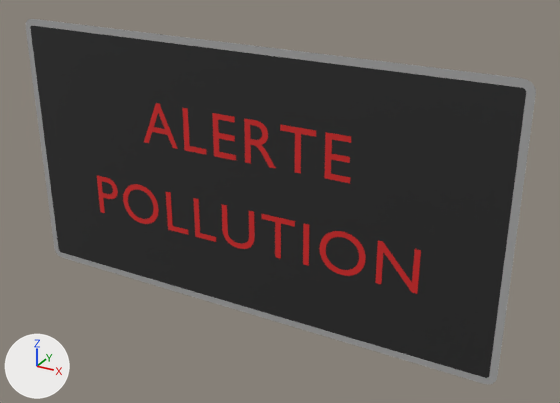
Renders of the glTF model panneaux/24_messages_dynamiques/ALERTE_POLLUTION.glb from each side of a commit.
Both versions are drawn from a 50 mm lens placed at (1.051, -1.692, 0.83), pointed at (0.101, 0.037, -0.034). Lighting does not change. The marker at lower left points along +X, +Y and +Z. The first picture is the older version. Where no turn or scale is listed for an object, it has been applied to the vertices. Vertices at exactly the same position are counted once.

Objects in the first picture: 'ALERTE_POLLUTION_cadre00', 'ALERTE_POLLUTION_fond01', 'ALERTE_POLLUTION_txt02', 'ALERTE_POLLUTION_txt03' and 1 more.
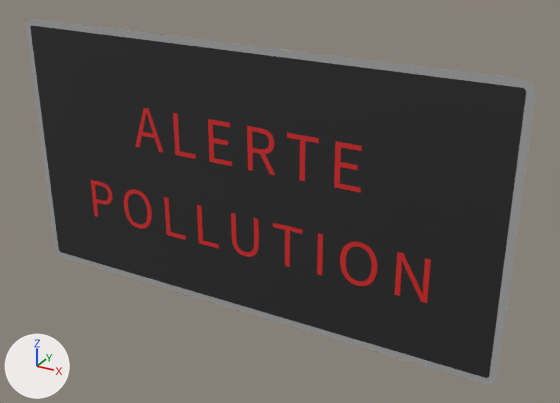
What changed in the scene script:
```text
Change me_t_543:
    used by ob_alerte_pollution_txt02; location = (0.0, -0.002, 0.133)
    remove me_t_543.from_pydata(...)  # 286 vertices, 556 faces; spans x -0.331..0.326, y 0.0, z -0.055..0.071
    add me_t_543.from_pydata(...)  # 266 vertices, 516 faces; spans x -0.364..0.355, y 0.0, z -0.074..0.051
    me_t_543 part 1: the loose piece of 188 vertices spanning x 0.014..0.111, y 0.0, z -0.055..0.07 is rebuilt with 118 vertices and now spans x 0.022..0.109, y 0.0, z -0.074..0.051
    me_t_543 part 2: the loose piece of 24 vertices spanning x 0.253..0.326, y 0.0, z -0.055..0.07 is rebuilt with 24 vertices and now spans x 0.281..0.355, y 0.0, z -0.074..0.051
    me_t_543 part 3: the loose piece of 24 vertices spanning x -0.087..-0.015, y 0.0, z -0.055..0.07 is rebuilt with 24 vertices and now spans x -0.102..-0.029, y 0.0, z -0.074..0.051
    me_t_543 part 4: the loose piece of 22 vertices spanning x -0.331..-0.209, y 0.0, z -0.055..0.071 is rebuilt with 72 vertices and now spans x -0.364..-0.262, y 0.0, z -0.074..0.051
    me_t_543 part 5: the loose piece of 16 vertices spanning x 0.123..0.227, y 0.0, z -0.055..0.07 is rebuilt with 16 vertices and now spans x 0.143..0.235, y 0.0, z -0.074..0.051
    me_t_543 part 6: the loose piece of 12 vertices spanning x -0.186..-0.112, y 0.0, z -0.055..0.07 is rebuilt with 12 vertices and now spans x -0.219..-0.149, y 0.0, z -0.074..0.051
Change me_t_544:
    used by ob_alerte_pollution_txt03; location = (0.0, -0.003, -0.133)
    remove me_t_544.from_pydata(...)  # 720 vertices, 1416 faces; spans x -0.526..0.525, y 0.0, z -0.057..0.072
    add me_t_544.from_pydata(...)  # 728 vertices, 1432 faces; spans x -0.552..0.552, y 0.0, z -0.077..0.053
    me_t_544 part 7: a new loose piece, a box spanning x 0.23842..0.25411, y -0.0002..0.0002, z -0.07435..0.05065, in mat_rouge_panneau (red #d32727)
    me_t_544 part 8: the loose piece of 192 vertices spanning x 0.244..0.378, y 0.0, z -0.057..0.072 is rebuilt with 192 vertices and now spans x 0.305..0.412, y 0.0, z -0.077..0.053
    me_t_544 part 9: the loose piece of 192 vertices spanning x -0.428..-0.294, y 0.0, z -0.057..0.072 is rebuilt with 192 vertices and now spans x -0.428..-0.321, y 0.0, z -0.077..0.053
    me_t_544 part 10: the loose piece of 156 vertices spanning x -0.067..0.041, y 0.0, z -0.057..0.07 is rebuilt with 108 vertices and now spans x -0.036..0.054, y 0.0, z -0.077..0.051
    me_t_544 part 11: the loose piece of 20 vertices spanning x 0.409..0.525, y 0.0, z -0.055..0.07 is rebuilt with 76 vertices and now spans x 0.464..0.552, y 0.0, z -0.074..0.051
    me_t_544 part 12: the loose piece of 16 vertices spanning x 0.064..0.168, y 0.0, z -0.055..0.07 is rebuilt with 16 vertices and now spans x 0.1..0.192, y 0.0, z -0.074..0.051
    me_t_544 part 13: the loose piece of 12 vertices spanning x -0.164..-0.089, y 0.0, z -0.055..0.07 is rebuilt with 12 vertices and now spans x -0.152..-0.082, y 0.0, z -0.074..0.051
    me_t_544 part 14: the loose piece of 12 vertices spanning x -0.263..-0.188, y 0.0, z -0.055..0.07 is rebuilt with 12 vertices and now spans x -0.269..-0.199, y 0.0, z -0.074..0.051
    me_t_544 part 15: the loose piece of 8 vertices spanning x 0.195..0.213, y 0.0, z -0.055..0.07 is deleted
    me_t_544 part 16: 110 vertices removed from x -0.526..-0.447, y 0.0, z -0.055..0.07; 110 vertices added at x -0.552..-0.47, y 0.0, z -0.074..0.051
```

What differs and where, as boxes (x1, y1, x2, y2) in the pictures (560 x 403 px; the box of a moved part takes in the faces that stretch with it):
'ALERTE_POLLUTION_txt03', reshaped: before (97, 176, 421, 294); after (91, 180, 431, 303)
'ALERTE_POLLUTION_txt02', reshaped (10% wider, 6% taller): before (144, 103, 351, 183); after (135, 108, 362, 193)
part 1 of me_t_543, rebuilt (12% narrower): before (244, 118, 276, 169); after (247, 126, 275, 175)
part 2 of me_t_543, rebuilt: before (324, 132, 351, 183); after (334, 141, 362, 193)
part 3 of me_t_543, rebuilt: before (212, 113, 236, 161); after (208, 119, 232, 166)
part 4 of me_t_543, rebuilt (17% narrower): before (144, 103, 178, 149); after (135, 108, 163, 152)
part 5 of me_t_543, rebuilt (11% narrower): before (280, 125, 316, 174); after (287, 133, 319, 181)
part 6 of me_t_543, rebuilt (8% narrower): before (182, 108, 207, 155); after (173, 113, 196, 159)
part 7 of me_t_544, added: after (317, 233, 323, 275)
part 8 of me_t_544, rebuilt (21% narrower): before (319, 231, 366, 276); after (340, 242, 377, 286)
part 9 of me_t_544, rebuilt (22% narrower): before (123, 184, 159, 224); after (124, 189, 152, 229)
part 10 of me_t_544, rebuilt (17% narrower): before (221, 204, 255, 249); after (231, 213, 259, 257)
part 11 of me_t_544, rebuilt (19% narrower): before (375, 241, 421, 294); after (394, 252, 431, 303)
part 12 of me_t_544, rebuilt (14% narrower): before (261, 214, 295, 259); after (273, 223, 302, 267)
part 13 of me_t_544, rebuilt: before (193, 198, 216, 242); after (197, 205, 219, 249)
part 14 of me_t_544, rebuilt: before (166, 192, 188, 235); after (164, 197, 186, 240)
part 15 of me_t_544, deleted: before (303, 223, 309, 266)
part 16 of me_t_544, moved or reshaped: before (97, 176, 118, 213); after (91, 180, 112, 217)
